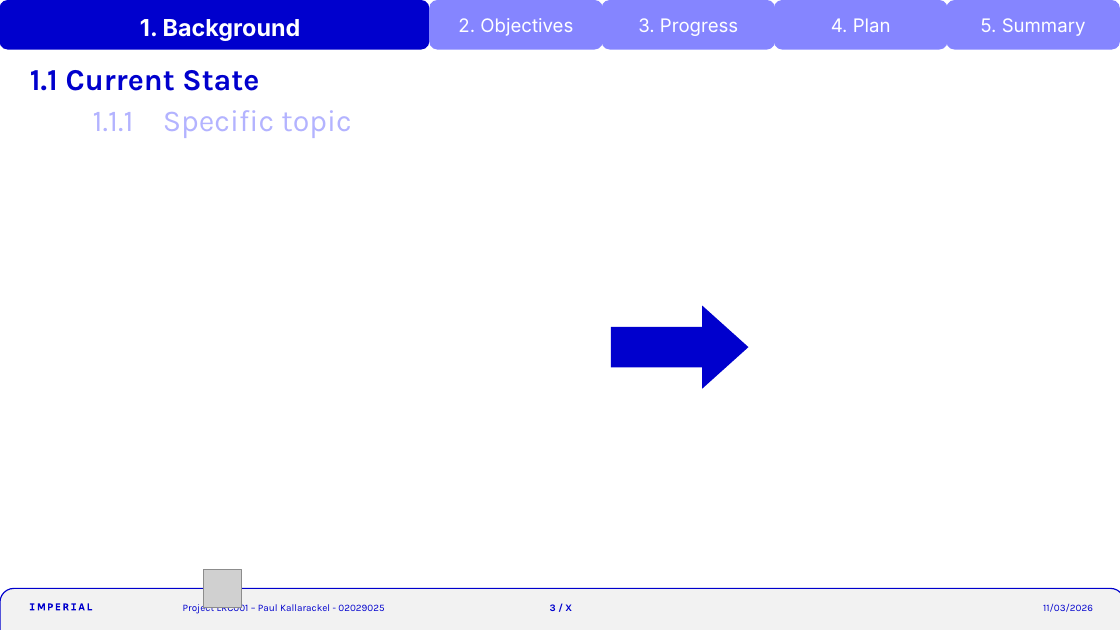
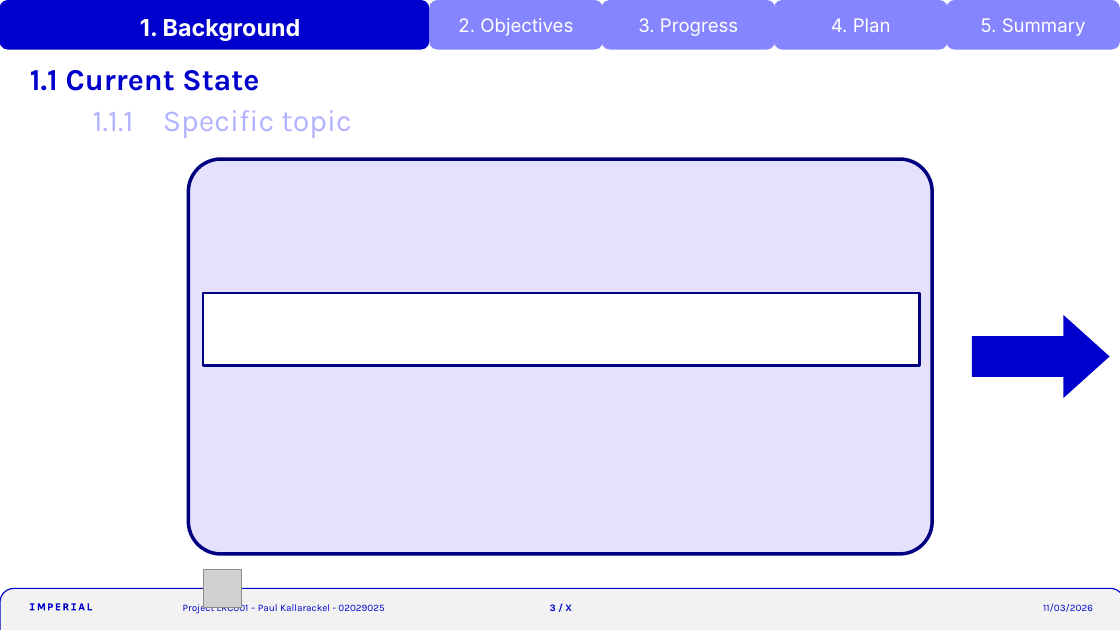
Before and after one commit to krackalackel02/FYP-Interim, a slide deck: slide 3 of Interim.pptm. Drawn at 1120x630 pixels with LibreOffice and Linux fonts; fonts in the diff are those of the drawing; grey boxes stand for pictures. Boxes give left, top, right and bottom in pixels: in the first picture for what was removed or moved away, otherwise in the second. Text is boxed around its words. In the diff, an @@ line names an element or a change of style, - is before the commit and + after.

```diff
--- a/Interim.pptm
+++ b/Interim.pptm
@@ rounded rectangle added at [188,159,933,554], fill #E5E1FC, outline #000080 3 pt @@
@@ rectangle added at [203,293,920,366], fill #FFFFFF, outline #000080 2.25 pt @@
@@ right arrow: place and size @@
-right arrow at [611,306,749,389]
+right arrow at [972,315,1110,398]
```
Also in this commit, not shown: 2 other slides changed, 5 slides added, 1 other file.
